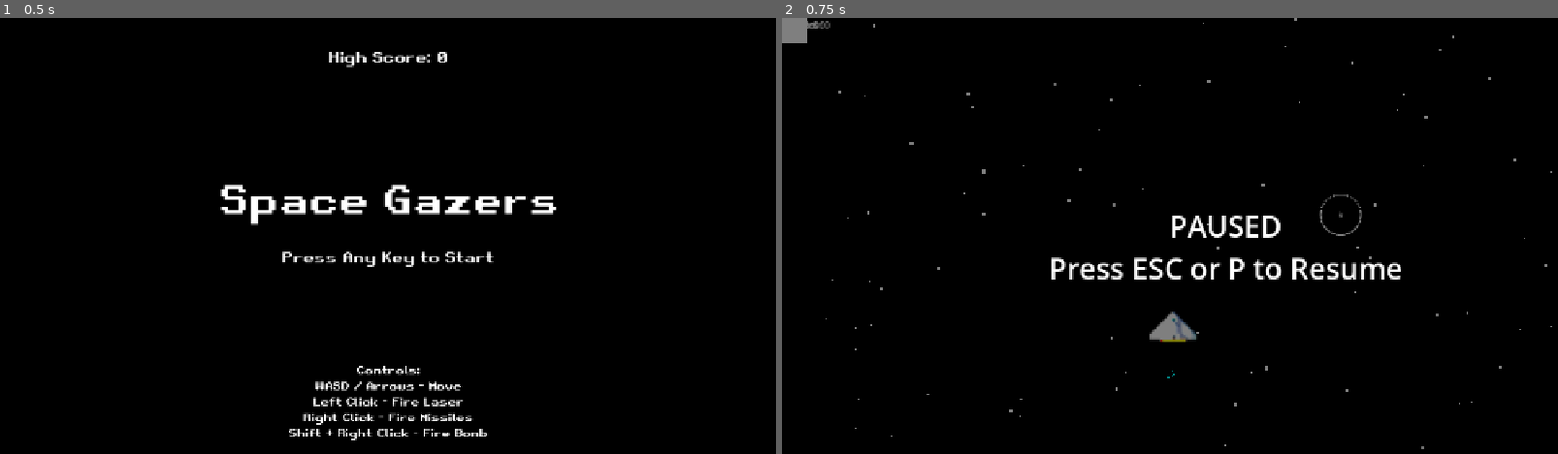
Above: before the commit, frames 1-2 (left to right).
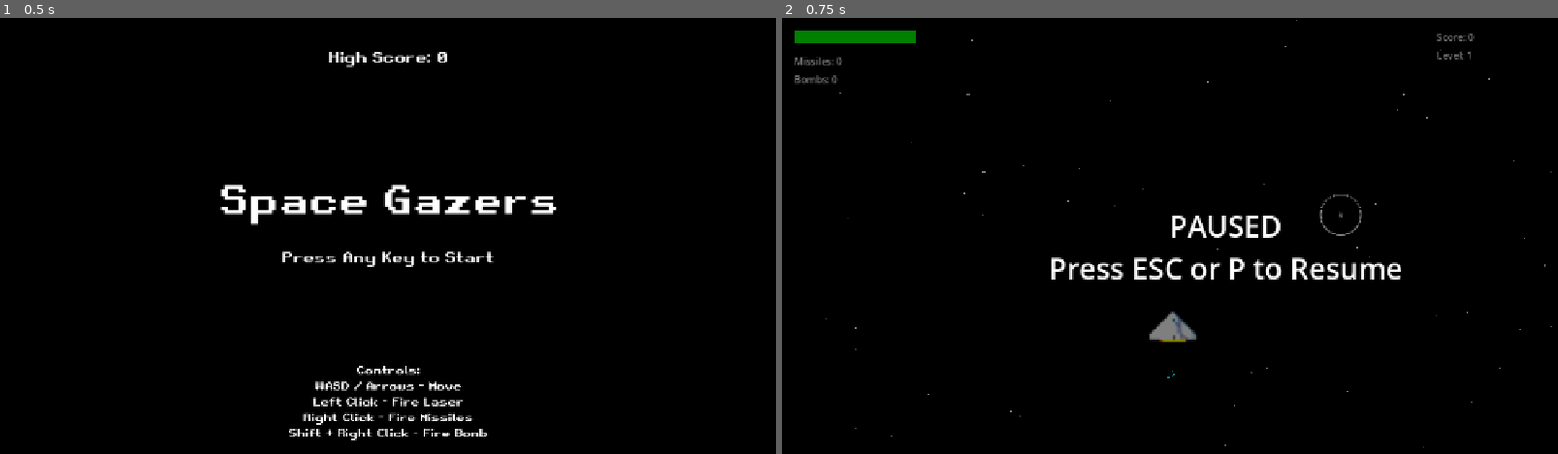
Above: after the commit, the same moments.

Repository: michaeldolearyjr/space-gazers
Game: Godot game, scene res://main_menu.tscn
Two runs of this game, one before a commit and one after it. Both use one fixed random seed, a clock stepped at 60 frames per second and the inputs below. Sound files missing from this copy of the repository are replaced by a short silence.
Inputs (mouse positions are in pixels of both pictures, inside the frame that each line leads up to):
- Up to frame 1 (0.5 s): no input
- Up to frame 2 (0.75 s): tap Enter at 0.5 s; move the mouse to (1340, 214) at 0.52 s; hold Right (ui_right) from 0.53 s (still down); tap P at 0.6 s; click (1340, 214) at 0.67 s

Frame 1 is identical in both runs. In frame 2, 1.0% of the frame differs, in the area x 0-100%, y 0-99%.

Commit message:
visual fixes starting to look good

Diff:
--- a/gameplay.gd
+++ b/gameplay.gd
@@ -62,12 +62,28 @@
 	# Setup Healthbar
 	if has_node("UI/Healthbar"):
 		var hb = $UI/Healthbar
-		hb.texture_under = load("res://assets/images/healthbar.png")
-		hb.texture_progress = load("res://assets/images/healthbar.png")
-		hb.tint_under = Color(0.2, 0.2, 0.2)
+		var img = Image.create(200, 20, false, Image.FORMAT_RGBA8)
+		img.fill(Color.WHITE)
+		var tex = ImageTexture.create_from_image(img)
+		hb.texture_under = tex
+		hb.texture_progress = tex
+		hb.tint_under = Color.RED
 		hb.tint_progress = Color.GREEN
 		hb.position = Vector2(20, 20)
-		hb.scale = Vector2(3, 3)
+		hb.scale = Vector2(1, 1)
+
+	var vp = get_viewport_rect().size
+	if has_node("UI/ScoreLabel"):
+		score_label.position = Vector2(vp.x - 200, 20)
+	if has_node("UI/LevelLabel"):
+		level_label.position = Vector2(vp.x - 200, 50)
+	if has_node("UI/MissileAmmoLabel"):
+		missile_label.position = Vector2(20, 60)
+	if has_node("UI/BombAmmoLabel"):
+		bomb_label.position = Vector2(20, 90)
+
+	if has_node("UI/FadeOverlay"):
+		$UI/FadeOverlay.hide()
 
 func _setup_starfield():
 	var bg = ColorRect.new()
@@ -100,8 +116,8 @@
 		var speed = 100.0 + (i * 200.0)
 		stars.initial_velocity_min = speed * 0.8
 		stars.initial_velocity_max = speed * 1.2
-		stars.scale_amount_min = (i + 1) * 1.0
-		stars.scale_amount_max = (i + 1) * 2.0
+		stars.scale_amount_min = (i + 1) * 0.5
+		stars.scale_amount_max = (i + 1) * 1.0
 		stars.lifetime = (vp_size.y + 200) / speed
 		stars.preprocess = stars.lifetime
 		stars.position = Vector2(vp_size.x / 2.0, -50)
@@ -109,9 +125,10 @@
 
 		# Randomize star glow using a gradient with HDR values
 		var grad = Gradient.new()
-		grad.add_point(0.0, Color(0.4, 0.4, 0.4)) # Dim, no glow
-		grad.add_point(0.8, Color(0.8, 0.8, 0.8)) # Normal, no glow
-		grad.add_point(1.0, Color(1.5, 1.5, 1.2)) # Bright, glows!
+		grad.add_point(0.0, Color(0.1, 0.1, 0.1)) # Very dim
+		grad.add_point(0.5, Color(0.4, 0.4, 0.4)) # Dim
+		grad.add_point(0.9, Color(0.7, 0.7, 0.7)) # Normal
+		grad.add_point(1.0, Color(1.2, 1.2, 1.0)) # Bright, glows!
 		stars.color_initial_ramp = grad
 
 		add_child(stars)
@@ -200,10 +217,12 @@
 	particles.initial_velocity_max = 150.0
 	particles.scale_amount_min = 2.0
 	particles.scale_amount_max = 4.0
+	particles.gravity = Vector2(0, 0)
 
 	var grad = Gradient.new()
+	grad.interpolation_mode = Gradient.GRADIENT_INTERPOLATE_CONSTANT
 	grad.add_point(0.0, target_color)
-	grad.add_point(1.0, laser_color)
+	grad.add_point(0.5, laser_color)
 	particles.color_initial_ramp = grad
 
 	particles.global_position = pos
@@ -233,9 +252,14 @@
 	if global:
 		level_timer += delta
 		if level_timer >= level_duration:
-			level_timer = 0.0
-			global.level += 1
-			_start_level_transition(global.level)
+			var enemies_left = 0
+			for enemy in $Enemies.get_children():
+				if enemy != gazer_template and enemy != asteroid_template and enemy != enemy_ship_template and not enemy.is_queued_for_deletion():
+					enemies_left += 1
+			if enemies_left == 0:
+				level_timer = 0.0
+				global.level += 1
+				_start_level_transition(global.level)
 
 	_update_ui()
 	_handle_spawning(delta)
@@ -267,6 +291,9 @@
 		bomb_label.text = "Bombs: " + str(player.bombs_ammo)
 
 func _handle_spawning(delta: float):
+	if level_timer >= level_duration:
+		return
+
 	if $Enemies.get_child_count() > max_enemies_per_level:
 		return
 
--- a/laser.gd
+++ b/laser.gd
@@ -13,10 +13,12 @@
 		$Sprite2D.hide()
 
 	var particles = CPUParticles2D.new()
-	particles.amount = 15
-	particles.lifetime = 0.2
-	particles.emission_shape = CPUParticles2D.EMISSION_SHAPE_RECTANGLE
-	particles.emission_rect_extents = Vector2(4, 12)
+	particles.amount = 5
+	particles.lifetime = 0.1
+	particles.emission_shape = CPUParticles2D.EMISSION_SHAPE_SPHERE
+	particles.emission_sphere_radius = 3.0
+	particles.scale_amount_min = 4.0
+	particles.scale_amount_max = 6.0
 	particles.gravity = Vector2(0, 0)
 	particles.color = Color.GREEN
 
--- a/redlaser.gd
+++ b/redlaser.gd
@@ -17,10 +17,12 @@
 		$Sprite2D.hide()
 
 	var particles = CPUParticles2D.new()
-	particles.amount = 15
-	particles.lifetime = 0.2
-	particles.emission_shape = CPUParticles2D.EMISSION_SHAPE_RECTANGLE
-	particles.emission_rect_extents = Vector2(4, 12)
+	particles.amount = 5
+	particles.lifetime = 0.1
+	particles.emission_shape = CPUParticles2D.EMISSION_SHAPE_SPHERE
+	particles.emission_sphere_radius = 3.0
+	particles.scale_amount_min = 4.0
+	particles.scale_amount_max = 6.0
 	particles.gravity = Vector2(0, 0)
 	particles.color = Color.RED
 
Not shown, changed: ToDo.md
